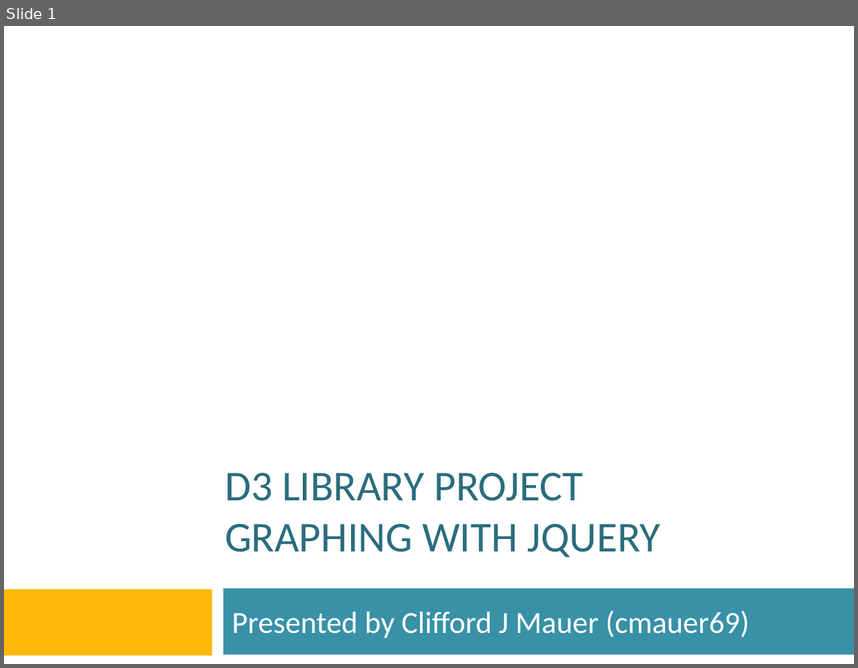
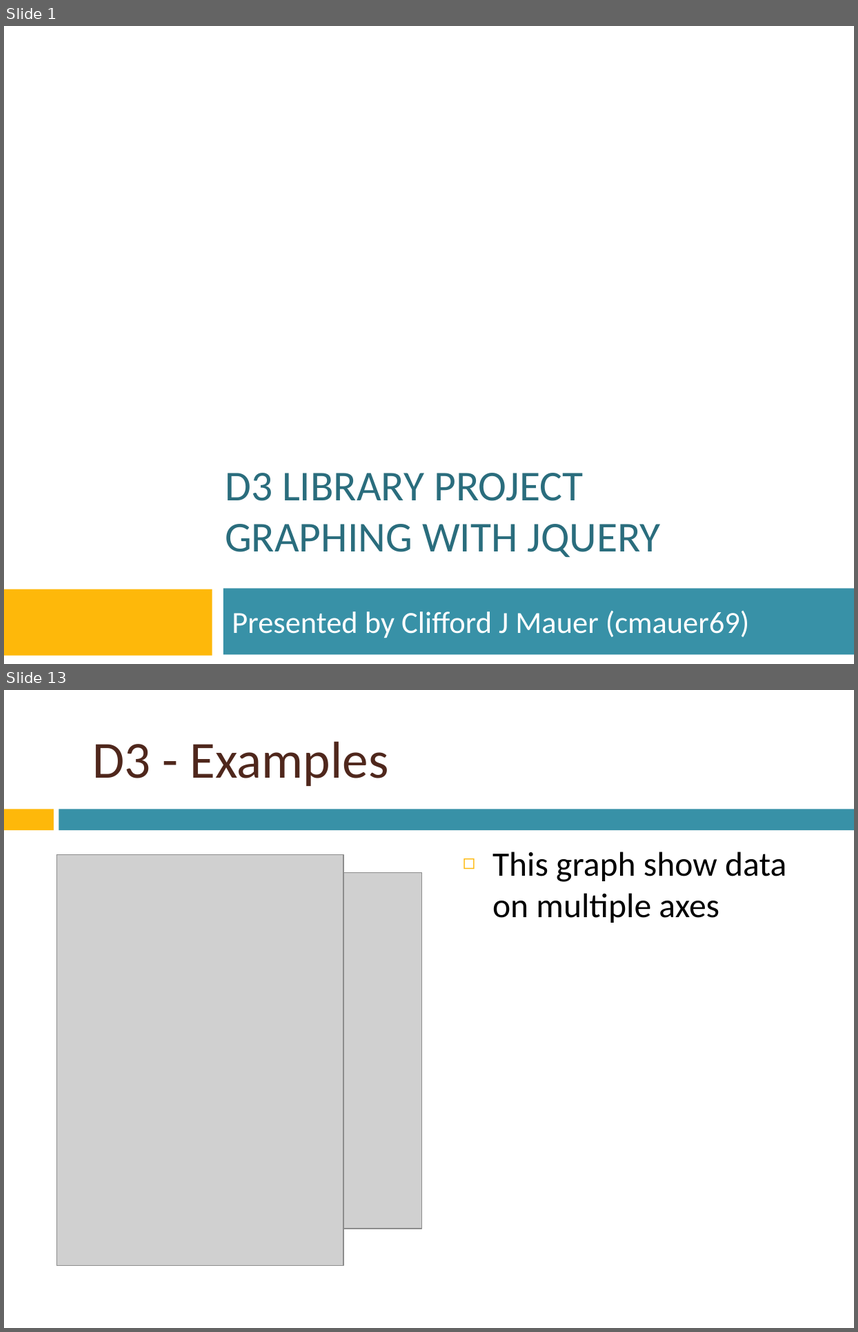
Before and after one commit to htc-ccis2591/js-library-project, a slide deck: D3-Library-project.pptx. Shown one above the other, each under a label of ours: slide 1 before the commit, slides 1 and 13 after it; the slides between them are not shown. The pictures are 858x668 and 858x1332 pixels, drawn with LibreOffice and Linux fonts; fonts in the diff are those of the drawing; grey boxes stand for pictures; background and template pictures are left out. Boxes give left, top, right and bottom in pixels: in the first picture for what was removed or moved away, otherwise in the second. Text is boxed around its words. In the diff, an @@ line names an element or a change of style, - is before the commit and + after.

```diff
--- a/D3-Library-project.pptx
+++ b/D3-Library-project.pptx
@@ slide 13 added at (4, 690, 854, 1328), background picture (left out) @@
@@ title added at (92, 741, 389, 786), 44 pt, text #4F271C @@
+D3 - Examples
@@ rectangle added at (4, 809, 53, 830), fill #FEB80A @@
@@ rectangle added at (59, 809, 854, 830), fill #3891A7 @@
@@ picture added at (56, 854, 343, 1265) @@
@@ text added at (493, 851, 786, 923), 29 pt, text #000000 @@
+◻ This graph show data on multiple axes
@@ picture added at (61, 873, 422, 1229) @@
```
Also in this commit, not shown: 3 slides changed, 15 other slides added, 16 slides removed.
